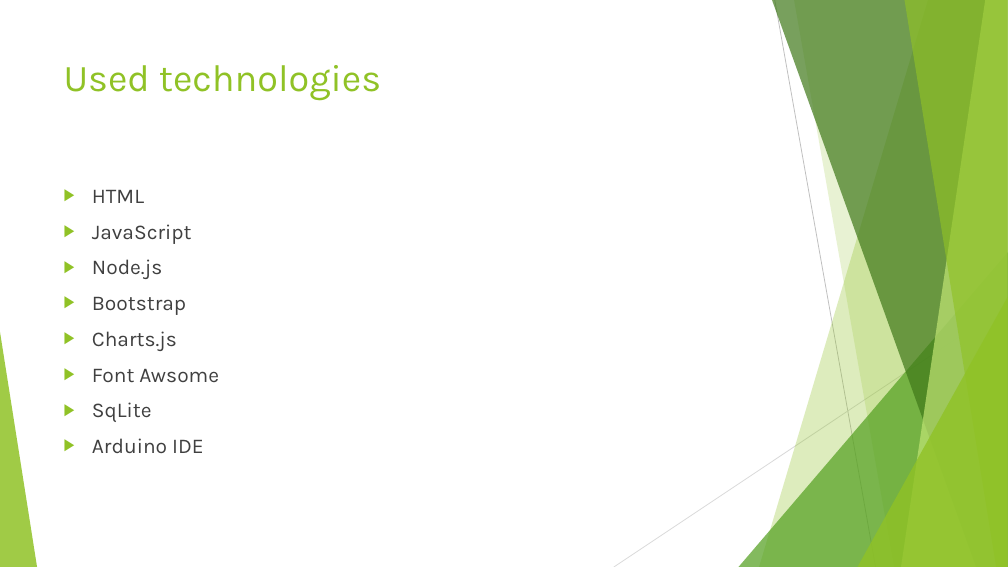
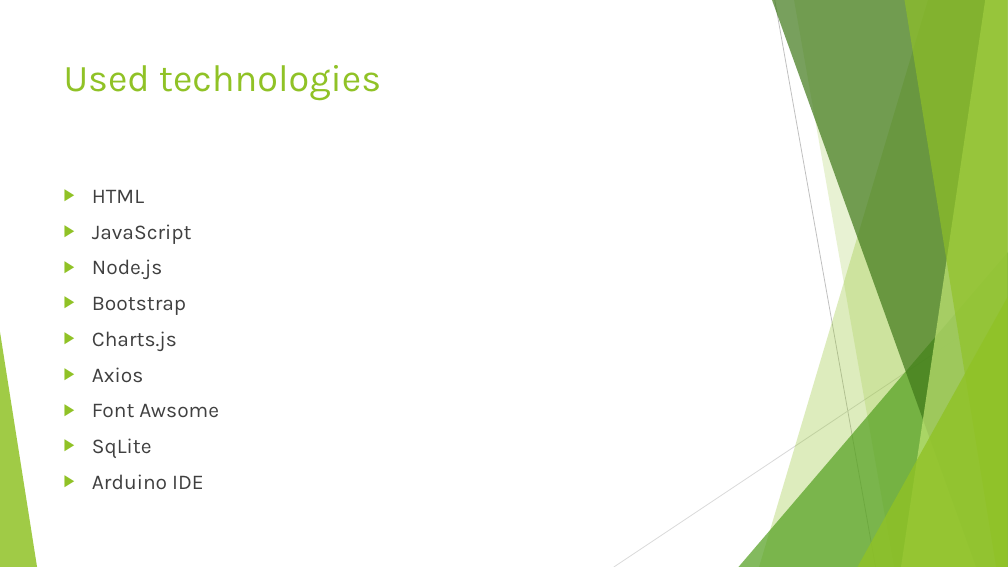
Before and after one commit to jeffbebe/Plantie, a slide deck: slide 3 of text/it/Plantie™.pptx. Drawn at 1008x567 pixels with LibreOffice and Linux fonts; fonts in the diff are those of the drawing. Boxes give left, top, right and bottom in pixels: in the first picture for what was removed or moved away, otherwise in the second. Text is boxed around its words. In the diff, an @@ line names an element or a change of style, - is before the commit and + after.

```diff
--- a/text/it/Plantie™.pptx
+++ b/text/it/Plantie™.pptx
@@ text at [92, 367, 144, 382]: paragraph added @@
+▶ Axios
```
Also in this commit, not shown: 1 other slide changed, 1 other file.
